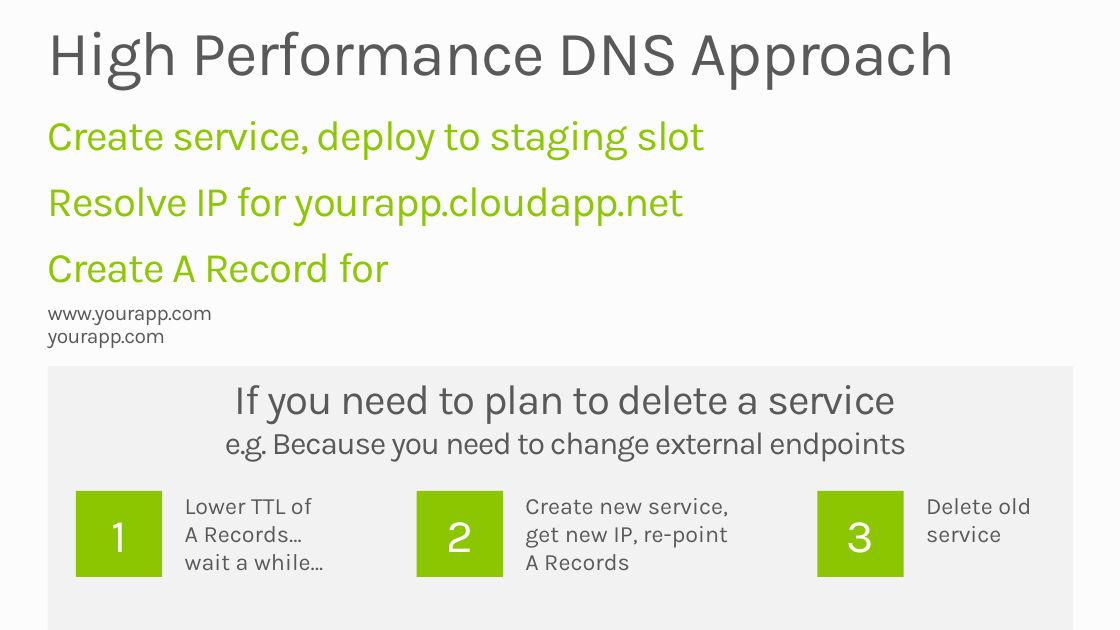
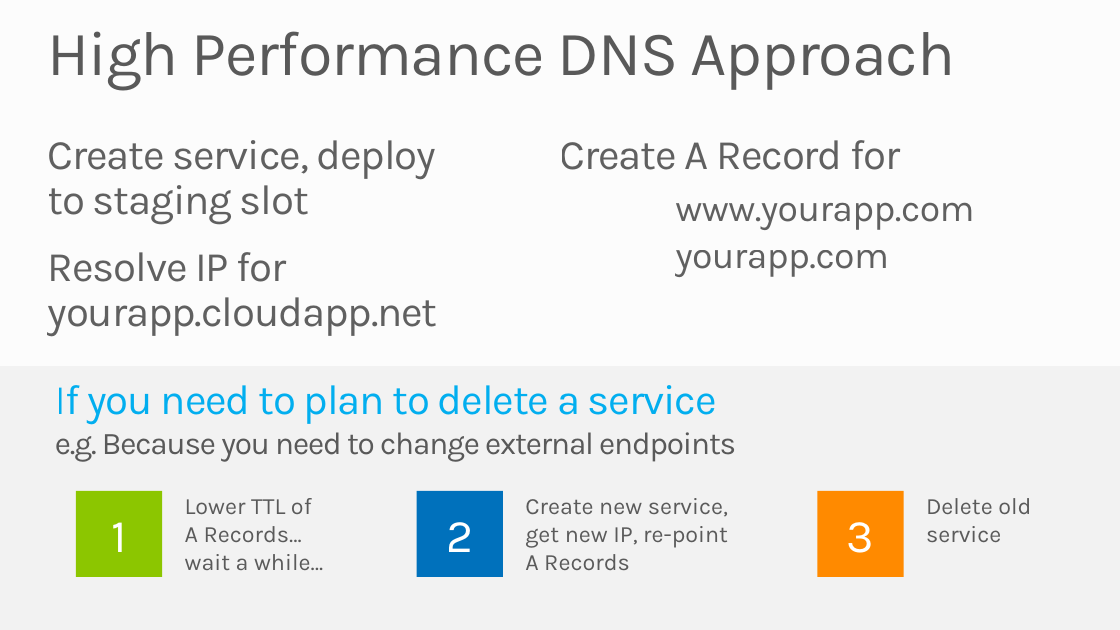
Before and after one commit to Microsoft-Web/WebTK-Presentations, a slide deck: slide 20 of DeployWebAppsToCloud/DeployWebAppsToCloud.pptx (slide 19 before the commit). Drawn at 1120x630 pixels with LibreOffice and Linux fonts; fonts in the diff are those of the drawing; background and template pictures are left out. Boxes give left, top, right and bottom in pixels: in the first picture for what was removed or moved away, otherwise in the second. Text is boxed around its words. In the diff, an @@ line names an element or a change of style, - is before the commit and + after.

```diff
--- a/DeployWebAppsToCloud/DeployWebAppsToCloud.pptx
+++ b/DeployWebAppsToCloud/DeployWebAppsToCloud.pptx
@@ text "Create service, deploy to staging ...": place and size @@
-text "Create service, deploy to staging ..." at box(48, 121, 705, 348)
+text "Create service, deploy to staging ..." at box(48, 140, 974, 277)
@@ text "Create service, deploy to staging ..." at box(48, 140, 974, 277): text colour #8CC600 to #5F5F5F in "Create service, deploy to staging slot", "Resolve IP for yourapp.cloudapp.net", "Create A Record for"; size 18 to 32 pt, text colour #595959 to #5F5F5F in "www.yourapp.com", "yourapp.com"; list level 2 to 3 in "www.yourapp.com"; list level 2 to 3 in "yourapp.com"; columns 1 to 2 @@
@@ rectangle: place and size @@
-rectangle at box(48, 366, 1073, 630)
+rectangle at box(0, 366, 1120, 630)
@@ text "If you need to plan ...": place and size @@
-text "If you need to plan ..." at box(225, 385, 906, 462)
+text "If you need to plan ..." at box(55, 385, 736, 462)
@@ text "If you need to plan ..." at box(55, 385, 736, 462): text colour #595959 to #00AEEF in "If you need to plan to delete ..."; alignment centre to left @@
@@ rectangle "2" at box(417, 491, 503, 577): fill #8CC600 to #0071BC @@
@@ rectangle "3" at box(818, 491, 904, 577): fill #8CC600 to #FF8A00 @@
```
Also in this commit, not shown: 24 other slides changed, 2 slides added, 1 slide removed, 6 other files.
